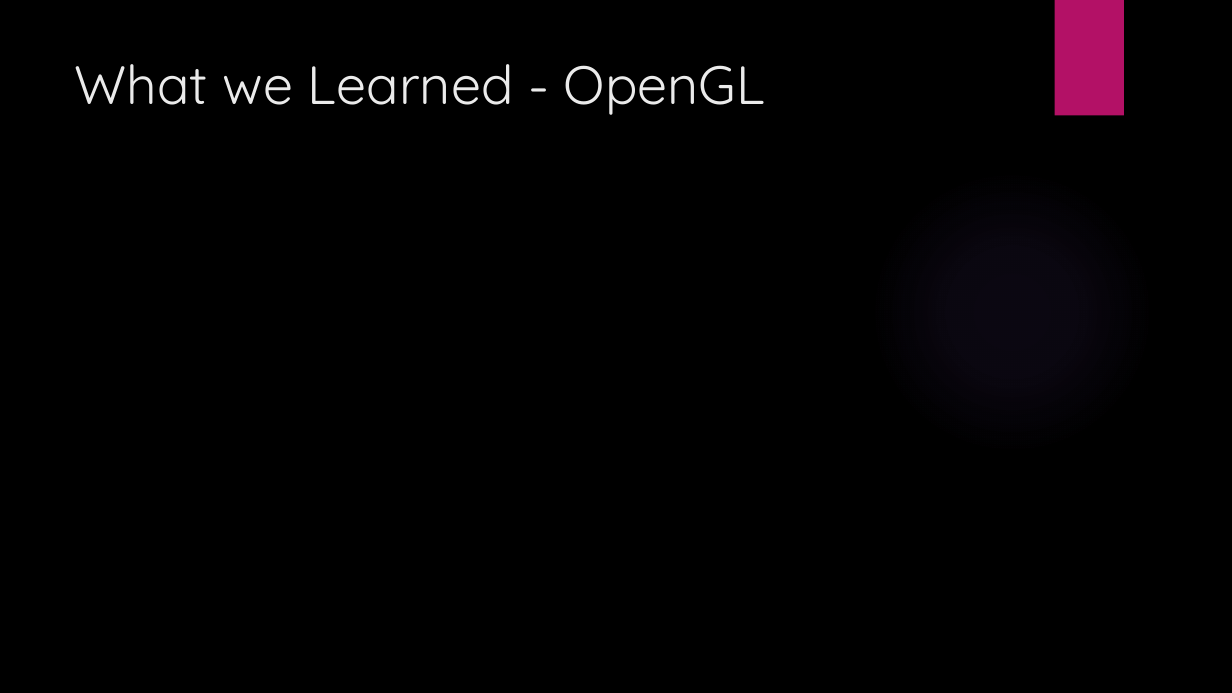
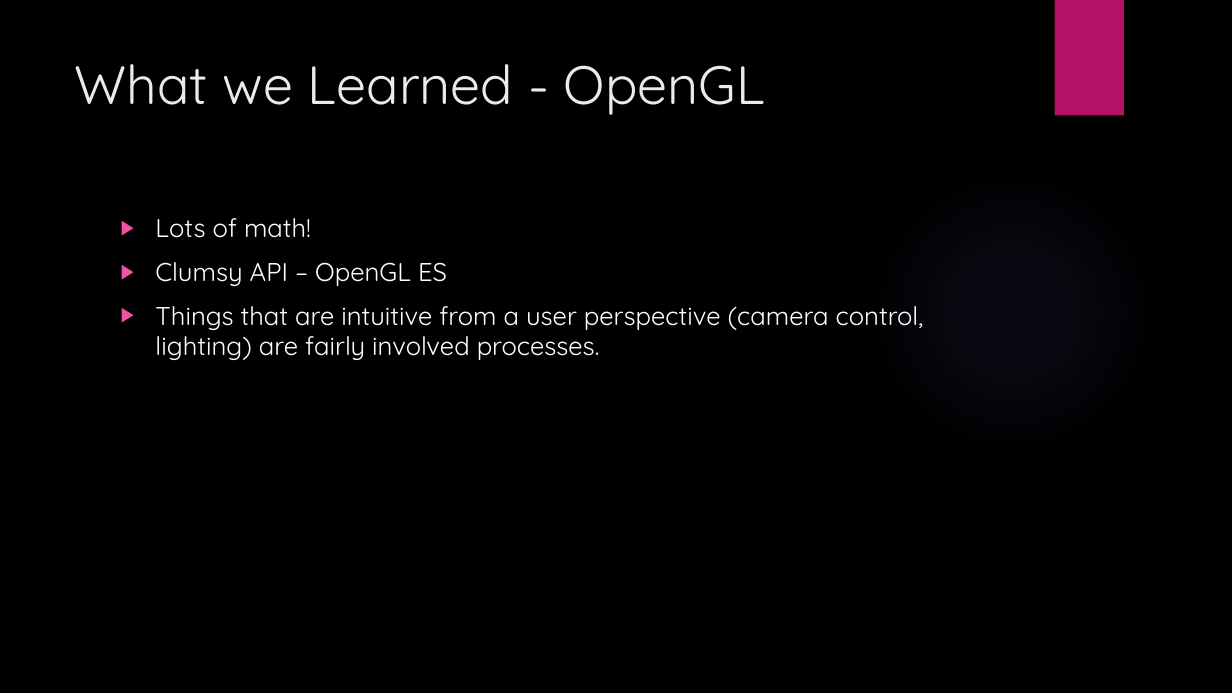
Before and after one commit to saryana/TraceRoute, a slide deck: slide 6 of presentation/TraceRoute.pptx. Drawn at 1232x693 pixels with LibreOffice and Linux fonts; fonts in the diff are those of the drawing; background and template pictures are left out. Boxes give left, top, right and bottom in pixels: in the first picture for what was removed or moved away, otherwise in the second. Text is boxed around its words. In the diff, an @@ line names an element or a change of style, - is before the commit and + after.

Commit message:
Slight modification to presentation

```diff
--- a/presentation/TraceRoute.pptx
+++ b/presentation/TraceRoute.pptx
@@ text added at bbox=[155, 218, 924, 360], 20 pt, text #FFFFFF @@
+▶ Lots of math!
+▶ Clumsy API – OpenGL ES
+▶ Things that are intuitive from a user perspective (camera control, lighting) are fairly involved processes.
```
Also in this commit, not shown: 1 other file.
